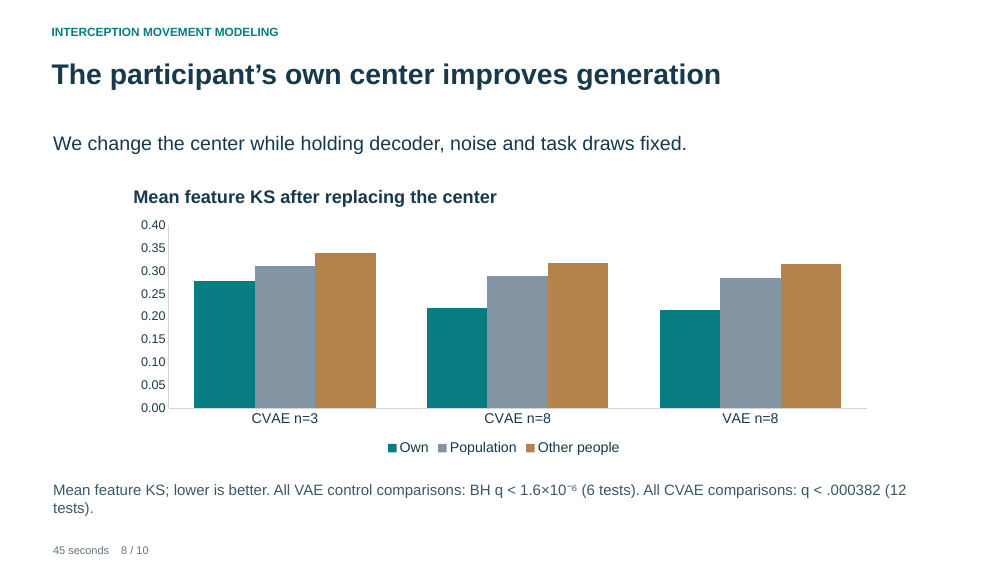
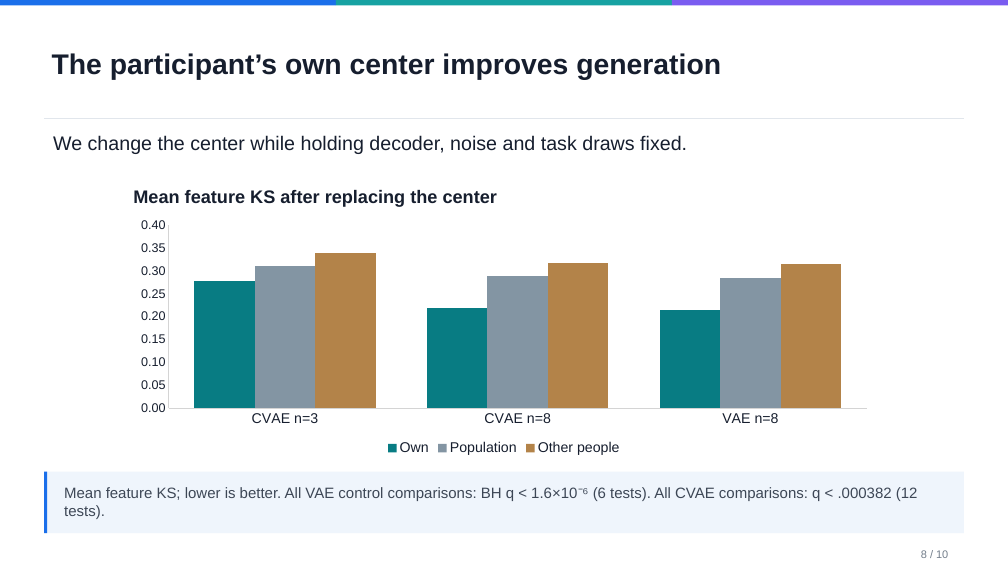
Before and after one commit to pazflashner/interception-movements-dl, a slide deck: slide 8 of production/Interception_Movements_Course_Presentation.pptx. Drawn at 1008x567 pixels with LibreOffice and Linux fonts; fonts in the diff are those of the drawing. Boxes give left, top, right and bottom in pixels: in the first picture for what was removed or moved away, otherwise in the second. Text is boxed around its words. In the diff, an @@ line names an element or a change of style, - is before the commit and + after.

Commit message:
Polish course report and deck with confirmed lab units and Paz design

```diff
--- a/production/Interception_Movements_Course_Presentation.pptx
+++ b/production/Interception_Movements_Course_Presentation.pptx
@@ rectangle added at (x1=0, y1=0, x2=336, y2=5), fill #1B6FEA @@
@@ text removed at (x1=52, y1=27, x2=279, y2=36) @@
-INTERCEPTION MOVEMENT MODELING
@@ rectangle added at (x1=336, y1=0, x2=671, y2=5), fill #17A2A2 @@
@@ rectangle added at (x1=672, y1=0, x2=1008, y2=5), fill #7A5CF0 @@
@@ text colour #18384B to #161E2E in 3 elements at (x1=53, y1=135, x2=687, y2=154), (x1=133, y1=190, x2=497, y2=207), (x1=52, y1=53, x2=721, y2=80) @@
@@ text "The participant’s own center improves ..." moved from (x1=52, y1=63, x2=721, y2=89) to (x1=52, y1=53, x2=721, y2=80) @@
@@ rectangle added at (x1=44, y1=118, x2=964, y2=119), fill #E1E6EC @@
@@ column chart at (x1=126, y1=213, x2=882, y2=459) @@
@@ legend changed @@
@@ category axis changed @@
@@ value axis changed @@
@@ rectangle added at (x1=44, y1=472, x2=964, y2=533), fill #EFF5FC @@
@@ rectangle added at (x1=44, y1=472, x2=47, y2=533), fill #1B6FEA @@
@@ text "Mean feature KS; lower is ..." moved from (x1=53, y1=484, x2=907, y2=516) to (x1=64, y1=487, x2=918, y2=519) @@
@@ text "Mean feature KS; lower is ..." at (x1=64, y1=487, x2=918, y2=519): text colour #3B5867 to #3D4756 @@
@@ text at (x1=921, y1=550, x2=948, y2=558): text changed; text colour #617583 to #737E8B @@
-45 seconds 8 / 10
+8 / 10
```
Also in this commit, not shown: 9 other slides changed, 27 other files.
